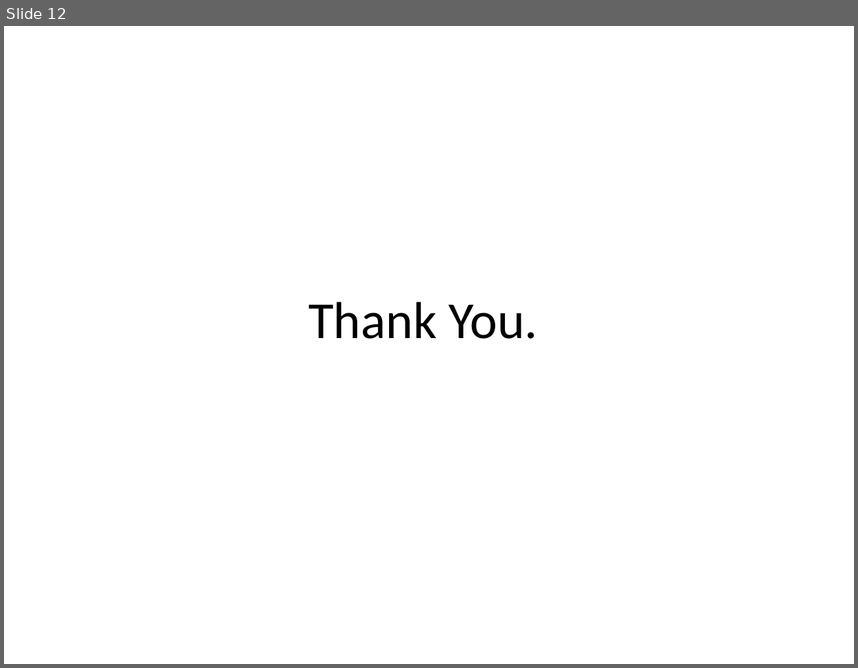
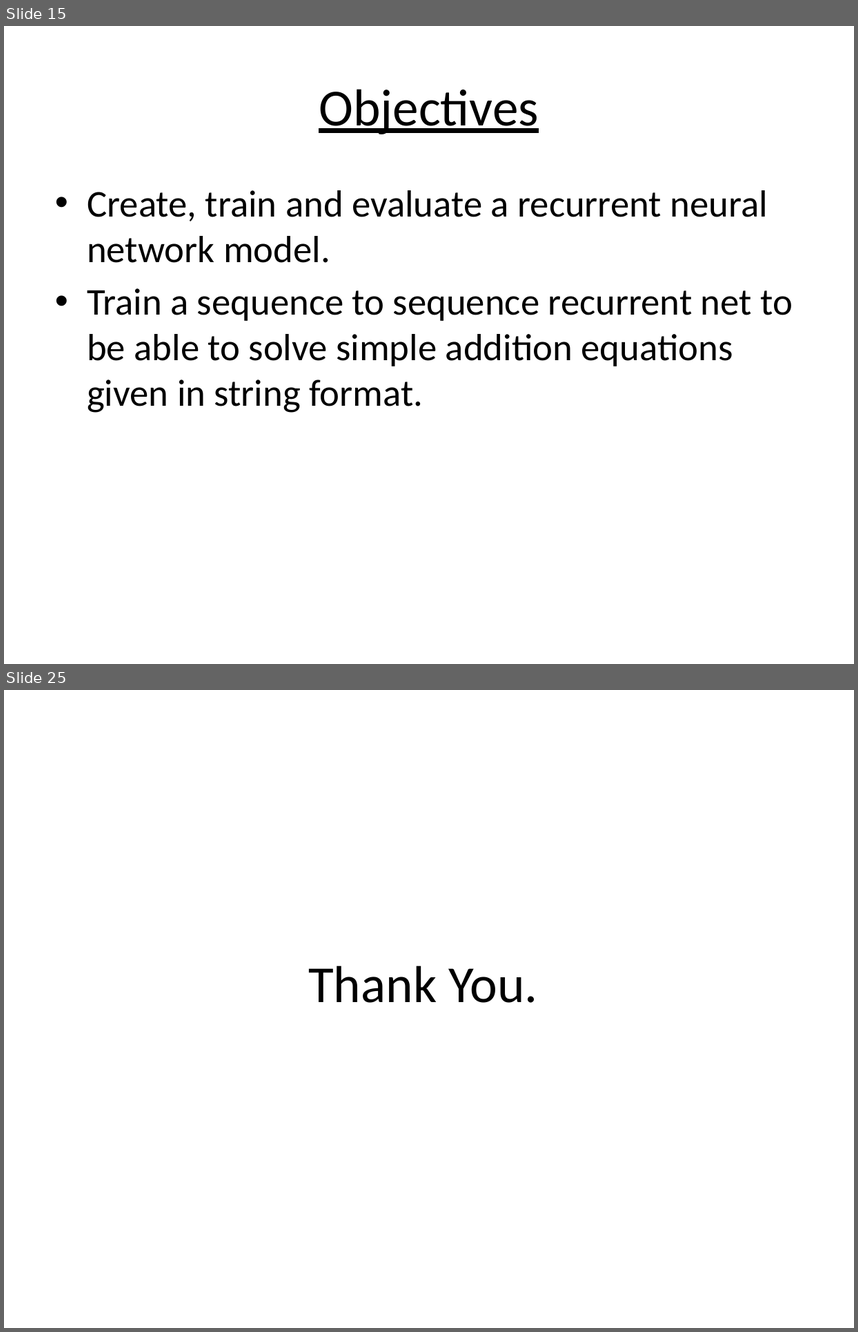
Before and after one commit to abhilashsaj/Simple-Recurrent-Neural-Network-with-Keras, a slide deck: Recurrent Neural Networks.pptx. Shown one above the other, each under a label of ours: slide 12 before the commit, slides 15 and 25 after it; the slides between them are not shown. The pictures are 858x668 and 858x1332 pixels, drawn with LibreOffice and Linux fonts; fonts in the diff are those of the drawing. Boxes give left, top, right and bottom in pixels: in the first picture for what was removed or moved away, otherwise in the second. Text is boxed around its words. In the diff, an @@ line names an element or a change of style, - is before the commit and + after.

```diff
--- a/Recurrent Neural Networks.pptx
+++ b/Recurrent Neural Networks.pptx
@@ slide 15 added at bbox=[4, 26, 854, 664], background #FFFFFF @@
@@ title added at bbox=[319, 89, 539, 134], 44 pt, text #000000, underline @@
+Objectives
@@ text added at bbox=[87, 190, 793, 412], 32 pt, text #000000 @@
+• Create, train and evaluate a recurrent neural network model.
+• Train a sequence to sequence recurrent net to be able to solve simple addition equations given in string format.
@@ what was slide 12 is now slide 25 @@
```
Also in this commit, not shown: 8 slides changed, 12 other slides added, 1 other file.
